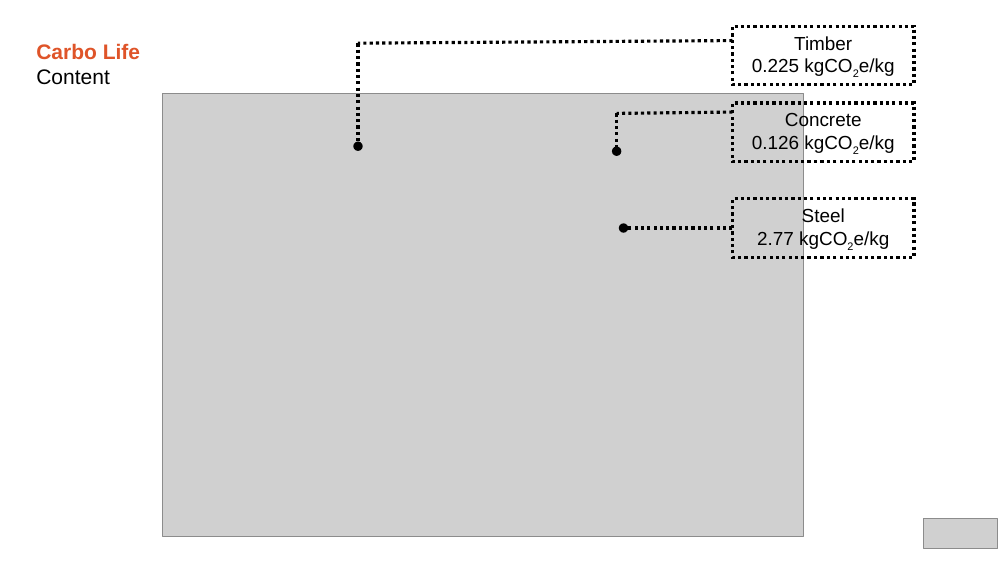
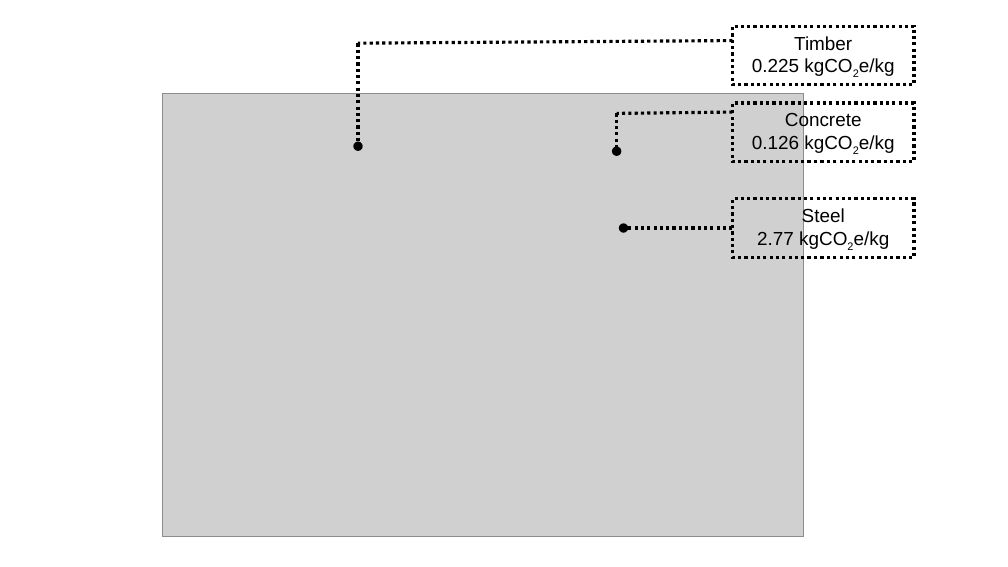
Before and after one commit to DavidVeld/CarboLifeCalc, a slide deck: slide 3 of CarboLifeCalc/Resources/DV_CarboCalcReporting.pptx. Drawn at 1008x567 pixels with LibreOffice and Linux fonts; fonts in the diff are those of the drawing; grey boxes stand for pictures. Boxes give left, top, right and bottom in pixels: in the first picture for what was removed or moved away, otherwise in the second. Text is boxed around its words. In the diff, an @@ line names an element or a change of style, - is before the commit and + after.

```diff
--- a/CarboLifeCalc/Resources/DV_CarboCalcReporting.pptx
+++ b/CarboLifeCalc/Resources/DV_CarboCalcReporting.pptx
@@ text removed at (x1=36, y1=43, x2=140, y2=85) @@
-Carbo Life
-Content
@@ picture removed at (x1=924, y1=519, x2=998, y2=549) @@
```
Also in this commit, not shown: 14 other files.
